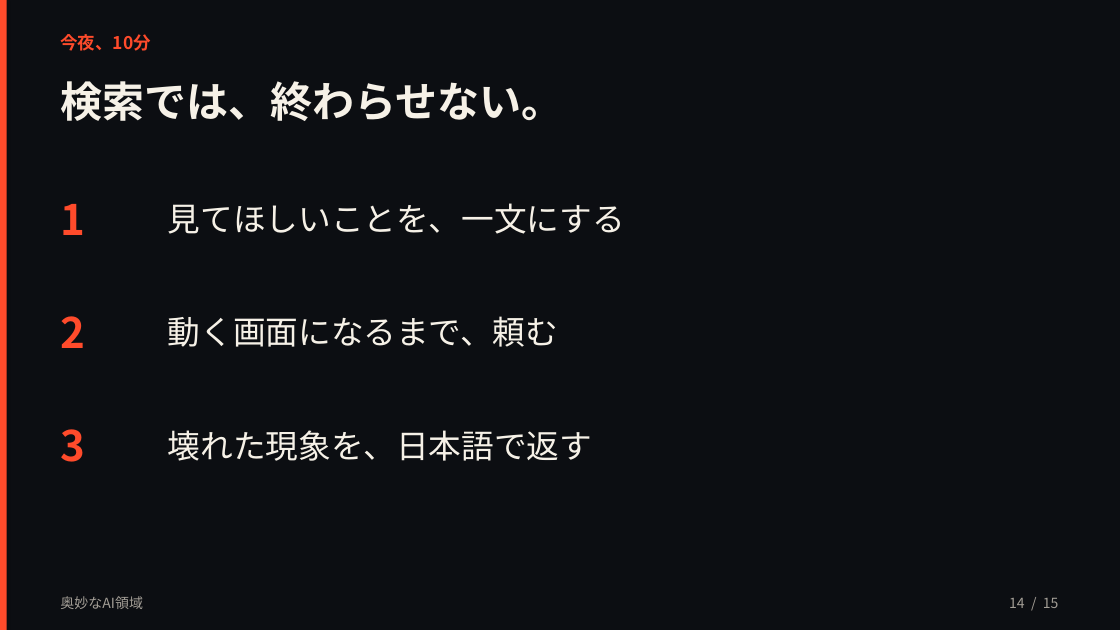
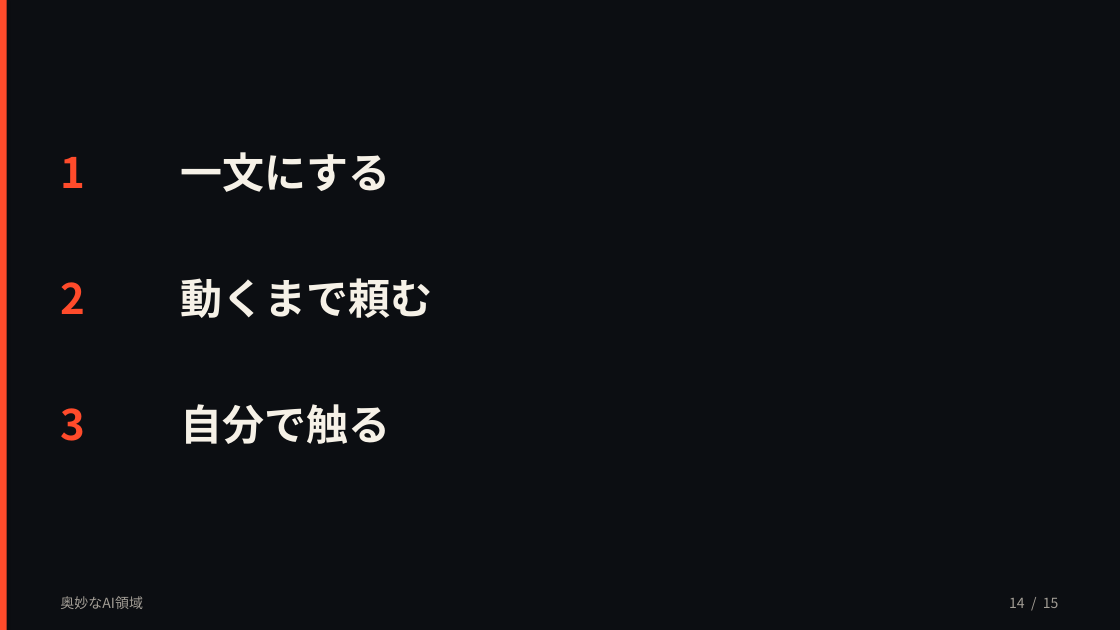
Before and after one commit to kouyozhang-design/vodcoach-ai, a slide deck: slide 14 of presentation/奥妙なAI領域.pptx. Drawn at 1120x630 pixels with LibreOffice and Linux fonts; fonts in the diff are those of the drawing. Boxes give left, top, right and bottom in pixels: in the first picture for what was removed or moved away, otherwise in the second. Text is boxed around its words. In the diff, an @@ line names an element or a change of style, - is before the commit and + after.

```diff
--- a/presentation/奥妙なAI領域.pptx
+++ b/presentation/奥妙なAI領域.pptx
@@ text removed at <box>60,34,151,51</box> @@
-今夜、10分
@@ text removed at <box>60,81,563,121</box> @@
-検索では、終わらせない。
@@ text "1": place and size @@
-text "1" at <box>60,204,85,235</box>
+text "1" at <box>60,157,85,188</box>
@@ text at <box>181,152,391,192</box>: text changed; size 28 to 36 pt; bold on @@
-見てほしいことを、一文にする
+一文にする
@@ text "2": place and size @@
-text "2" at <box>60,316,85,348</box>
+text "2" at <box>60,282,85,314</box>
@@ text at <box>181,278,433,318</box>: text changed; size 28 to 36 pt; bold on @@
-動く画面になるまで、頼む
+動くまで頼む
@@ text "3": place and size @@
-text "3" at <box>60,429,85,462</box>
+text "3" at <box>60,408,85,441</box>
@@ text added at <box>181,404,391,444</box>, 36 pt, text #F6F1E7, bold @@
+自分で触る
@@ text removed at <box>168,430,592,461</box> @@
-壊れた現象を、日本語で返す
```
Also in this commit, not shown: 4 other slides changed, 10 slides added, 11 slides removed, 2 other files.
